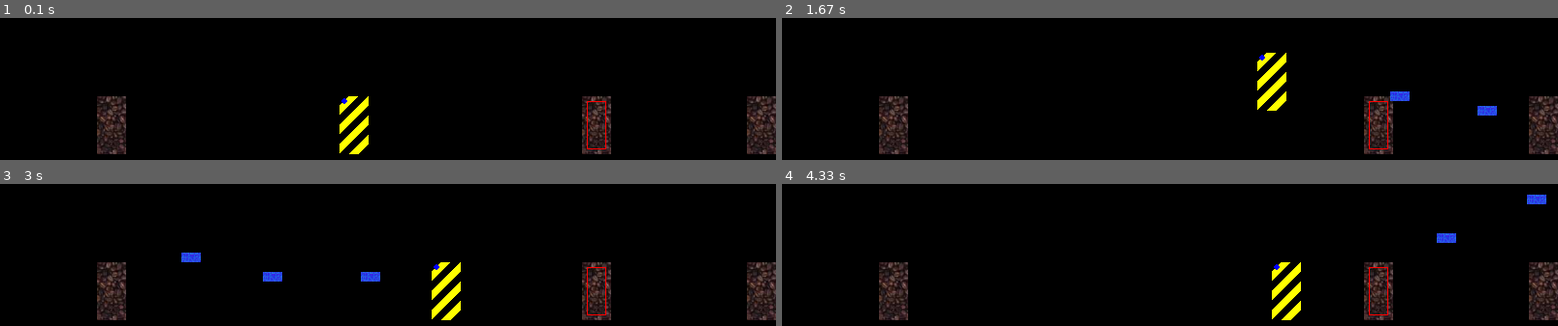
Above: before the commit, frames 1-4 (two rows, left to right).
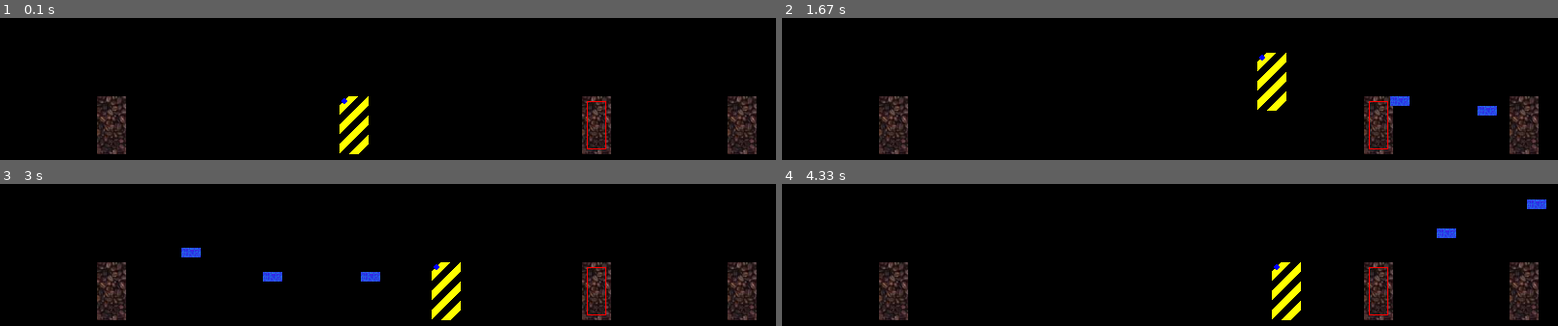
Above: after the commit, the same moments.

Repository: drincast/entrenopython
Game: pygame game, started from testpygame/testSimplePlatform.py
Two runs of this game, one before a commit and one after it. Both use one fixed random seed, a clock stepped at 60 frames per second and the inputs below.
Inputs:
- Up to frame 1 (0.1 s): no input
- Up to frame 2 (1.67 s): hold Space 0.33-0.8 s; hold Right 0.33-0.8 s; hold Right 0.83-1.3 s; tap Space at 0.9, 1.2, 1.4 s; hold Up 1.33-1.63 s
- Up to frame 3 (3 s): hold Right 1.67-2.13 s; tap Space at 1.73, 2.03, 2.23, 2.53, 2.8 s; hold Left 2.17-2.7 s; hold Left from 2.73 s (still down)
- Up to frame 4 (4.33 s): tap Space at 3.1, 3.23, 3.63, 3.93, 4.3 s; release Left at 3.13 s; hold Up 3.17-3.53 s; hold Right 3.57-4.2 s; hold Left from 4.23 s (still down)

The runs differ from the first frame. In frame 1, 2.2% of the frame differs, in the area x 93-100%, y 55-96%; in frame 2, 2.4%; in frame 3, 2.4%; in frame 4, 2.6%, in the area x 84-100%, y 7-96%.

Commit message:
se realiza inicio de detectar superficio para que pueda subir y desplazarce encima de la superficie

Diff:
--- a/testpygame/engine/collider.py
+++ b/testpygame/engine/collider.py
@@ -64,6 +64,8 @@
 def SurfaceCollider(solidSurface, thing):
     collisionX = False
     collisionY = False
+    directionX = -1
+    directionY = -1
 
     surfaceWidth = solidSurface.postX + solidSurface.width
     thingWidth = thing.changeX + thing.width
@@ -74,13 +76,14 @@
     if(thing.changeX >= solidSurface.postX and thing.changeX <= surfaceWidth):
         collisionX = True
     elif(thingWidth >= solidSurface.postX and thingWidth <= surfaceWidth):
+        directionX = 1
         collisionX = True
 
     if(thing.postY >= solidSurface.postY and thing.postY <= surfaceHeight):
         collisionY = True
     elif(thingHeight >= solidSurface.postY and thingHeight <= surfaceHeight):
+        directionY = 1
         collisionY = True
 
-    print()
-    print([collisionX, collisionY])
-    return [collisionX, collisionY]
+    #print([[collisionX, collisionY], [directionX, directionY]])
+    return [[collisionX, collisionY], [directionX, directionY]]
--- a/testpygame/initThingGame.py
+++ b/testpygame/initThingGame.py
@@ -5,12 +5,14 @@
 
 def initThingPlayer(player):
     player.changeX = player.postX
+    player.changeY = player.postY
+    player.incrementJump = 6
+    player.iniPostY = INI_POST_Y
+    player.isJump = False
     player.isMoving = False
+    player.isShooting = False
+    player.limitJump = 90
     player.munition = 3
-    player.isShooting = False
-    player.isJump = False
-    player.incrementJump = 6
-    player.limitJump = 90
 
 def initBullet(bullet):
     bullet.decreseSpeed = 0
--- a/testpygame/testSimplePlatform.py
+++ b/testpygame/testSimplePlatform.py
@@ -49,7 +49,7 @@
 #define solid surfaces
 surface1 = engine.Thing("srufaceV01")
 surface1.image = dummy01.image
-surface1.initThingBasic(config.screenWidth-30, dy, 60, 30, dummy01.image, 0, 4)
+surface1.initThingBasic(config.screenWidth-50, dy, 60, 30, dummy01.image, 0, 4)
 initTG.initThingSurfaceV(surface1, 1)
 
 #functions
@@ -165,24 +165,37 @@
     # player.changeX = player.postX
     if(player.isMoving):
         player.changeX = player.postX + (player.speed*player.directionX)
-
         print(player.postX, player.changeX)
-        if(collider.SurfaceCollider(surface1, player)[0] and collider.SurfaceCollider(surface1, player)[1]):
-            print(player.changeX)
-            if(player.directionX == 1):
-                player.changeX = surface1.postX - 1 - 30
-            else:
-                player.changeX = surface1.postX + 1 + 30
-            print('collision with surface', player.postX, player.changeX)
 
     if(player.isJump):
-        player.postY += 5*(player.directionY) #up decrement position in y, -1 is for direction is up
-        if player.postY <= ((initTG.INI_POST_Y - player.limitJump) + 10):
+        player.changeY += 5*(player.directionY) #up decrement position in y, -1 is for direction is up
+        # if player.changeY <= ((initTG.INI_POST_Y - player.limitJump) + 10):
+        if player.changeY <= ((player.iniPostY - player.limitJump) + 10):
             player.directionY = 1
-        elif player.postY >= initTG.INI_POST_Y:
-            player.postY = initTG.INI_POST_Y
+        elif player.changeY >= player.iniPostY: #initTG.INI_POST_Y:
+            player.changeY = player.iniPostY #initTG.INI_POST_Y
             player.isJump = False
             player.directionY = -1
+
+    if(collider.SurfaceCollider(surface1, player)[0][0] and collider.SurfaceCollider(surface1, player)[0][1]):
+        print(player.changeX)
+        if(player.directionX == 1):
+            player.changeX = surface1.postX - 1 - 30
+        else:
+            player.changeX = surface1.postX + 1 + 30
+
+        #identificar limite superior o inferior de surface y actualizar limitPostY
+        #idea: es identificar primero que colisiona si la parte Y inferior (directionY = 1) y saltar
+        #la parte de posicionamiento x
+        if(player.directionX == 1):
+            player.changeY = surface1.postY - 1
+            if(player.changeY >= initTG.INI_POST_Y):
+                player.changeY = initTG.INI_POST_Y
+        # else:
+        #     player.changeX = surface1.postX + 1 + 30
+
+
+        print('collision with surface', player.postX, player.changeX)
 
     #collider section
     for i in range(0,len(dummys)):
@@ -244,6 +257,7 @@
     #     player.postX = player.changeX
 
     player.postX = player.changeX
+    player.postY = player.changeY
     # print(player.postX)
 
 #game loop
